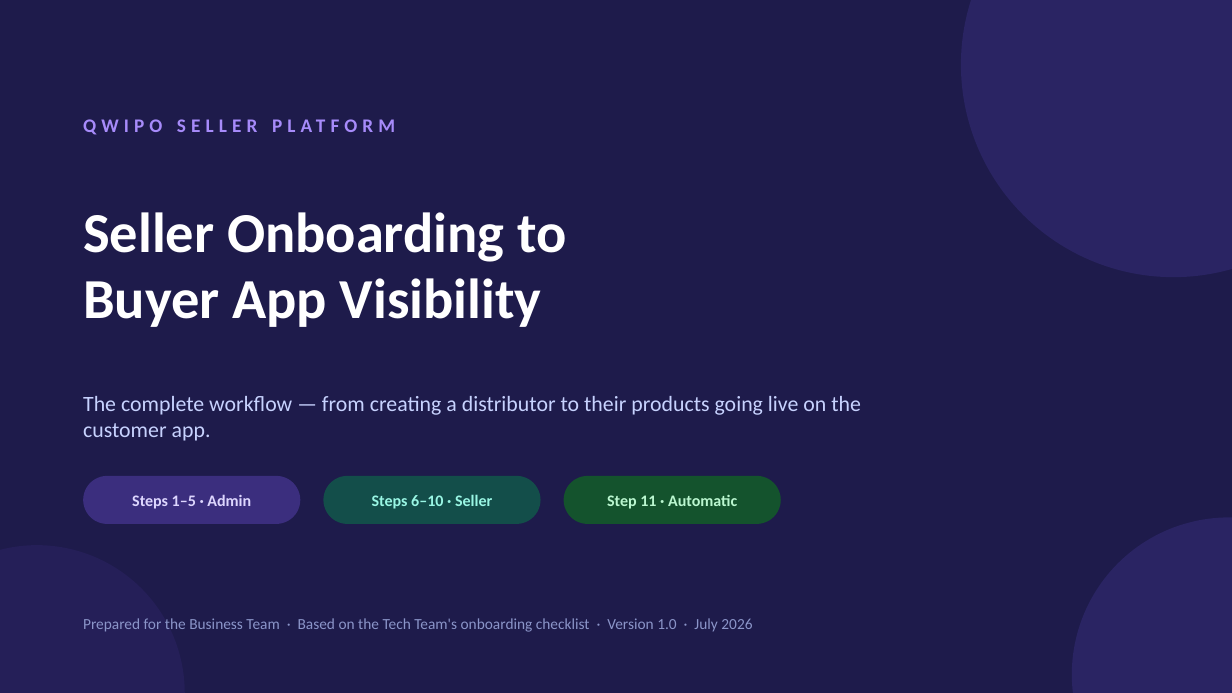
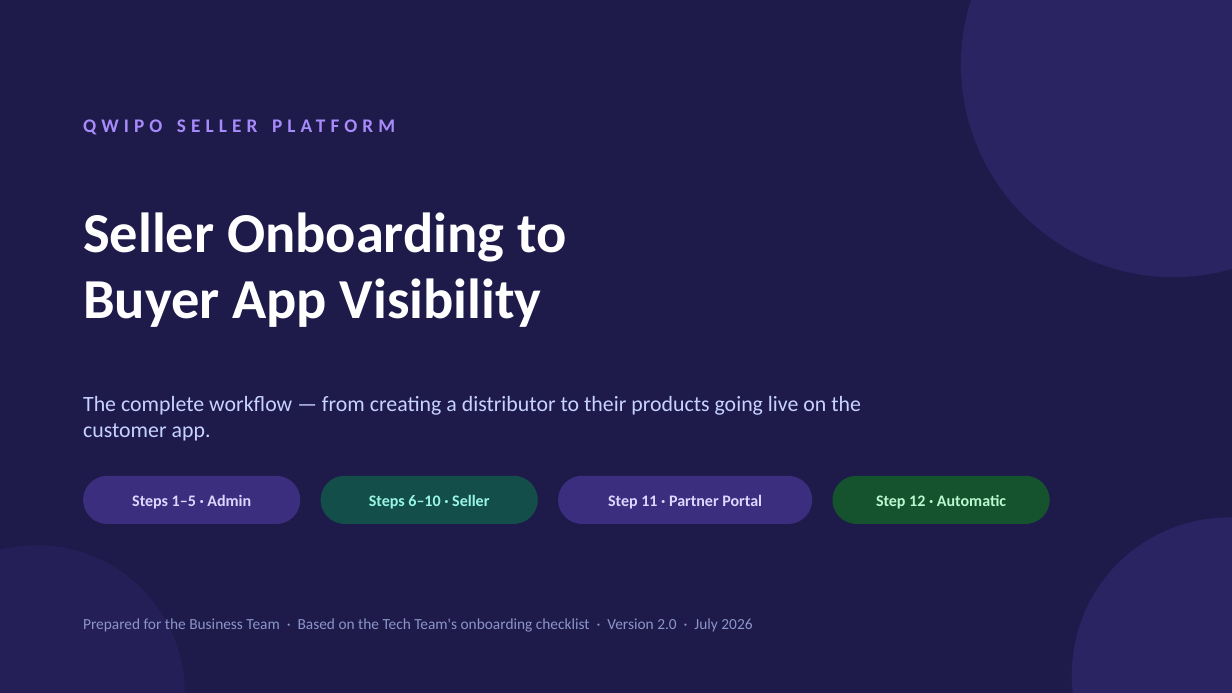
Before and after one commit to qwipo-product/ONDC-Seller-Store, a slide deck: slide 1 of Seller-Onboarding-to-Buyer-App-Visibility.pptx. Drawn at 1232x693 pixels with LibreOffice and Linux fonts; fonts in the diff are those of the drawing. Boxes give left, top, right and bottom in pixels: in the first picture for what was removed or moved away, otherwise in the second. Text is boxed around its words. In the diff, an @@ line names an element or a change of style, - is before the commit and + after.

```diff
--- a/Seller-Onboarding-to-Buyer-App-Visibility.pptx
+++ b/Seller-Onboarding-to-Buyer-App-Visibility.pptx
@@ rounded rectangle resized from (x1=564, y1=476, x2=781, y2=524) to (x1=558, y1=476, x2=812, y2=524) @@
@@ rounded rectangle at (x1=558, y1=476, x2=812, y2=524): fill #14532D to #3B2E7E @@
@@ rounded rectangle added at (x1=833, y1=476, x2=1050, y2=524), fill #14532D @@
@@ text at (x1=608, y1=494, x2=762, y2=509): text changed; text colour #BBF7D0 to #DDD6FE @@
-Step 11 · Automatic
+Step 11 · Partner Portal
@@ text added at (x1=876, y1=495, x2=1006, y2=509), 12.5 pt, text #BBF7D0, bold @@
+Step 12 · Automatic
@@ text at (x1=83, y1=618, x2=752, y2=632): text changed @@
-Prepared for the Business Team · Based on the Tech Team's onboarding checklist · Version 1.0 · July 2026
+Prepared for the Business Team · Based on the Tech Team's onboarding checklist · Version 2.0 · July 2026
```
Also in this commit, not shown: 16 other slides changed, 6 slides added, 8 other files.
